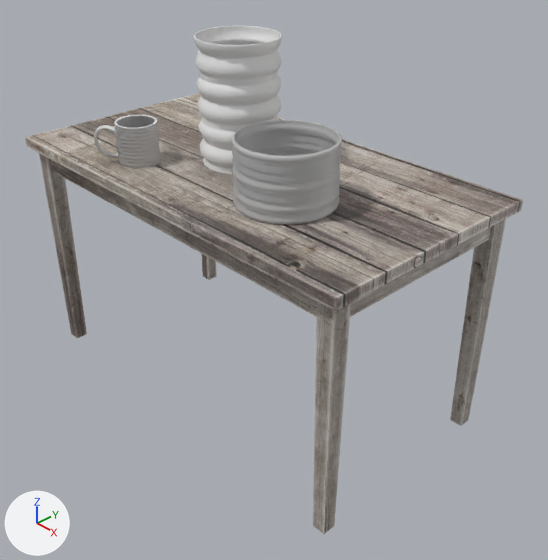
One commit to the Blender file PathTracer/input/blender/scene2.blend: the scene before it, then after it.
One viewpoint serves both versions: a camera (50 mm lens) standing at (7.55, -6.65, 4.02) and looking at (0.51, -0.03, -1.61). Lighting does not change. The marker at lower left points along +X, +Y and +Z.

The scene before the commit, as lines of its bpy script (objects in view):
```python
me_coffee_mug = bpy.data.meshes.new('coffee_mug')
me_coffee_mug.from_pydata(...)  # 1179 vertices, 2358 faces; spans x -1.577..-0.918, y 0.008..0.608, z 0.747..1.54
me_coffee_mug.materials.append(mat_material)
me_old_wooden_table_mesh = bpy.data.meshes.new('old_wooden_table_Mesh')
me_old_wooden_table_mesh.from_pydata(...)  # 88 vertices, 172 faces; spans x -3.25..3.25, y -3.63..0.02, z -1.75..1.75
me_old_wooden_table_mesh.materials.append(mat_table_tex)  # picture img_table_ambient_jpg_001
me_vase002 = bpy.data.meshes.new('vase002')
me_vase002.from_pydata(...)  # 1772 vertices, 3540 faces; spans x -0.88..0.28, y 0.0..1.76, z -0.62..0.55
me_vase002.materials.append(None)
me_vase015 = bpy.data.meshes.new('vase015')
me_vase015.from_pydata(...)  # 2162 vertices, 4320 faces; spans x 0.585..1.915, y 0.009..0.893, z -0.154..1.182
me_vase015.materials.append(mat_default_obj)
ob_mug = bpy.data.objects.new('Mug', me_coffee_mug)
ob_mug.location = (0.0, 0.0, 0.0)
ob_mug.rotation_euler = (1.571, 0.0, 0.0)  # degrees (90, 0, 0)
ob_table = bpy.data.objects.new('Table', me_old_wooden_table_mesh)
ob_table.location = (0.0, 0.0, 0.0)
ob_table.rotation_euler = (1.571, 0.0, 0.0)  # degrees (90, 0, 0)
ob_vase_short = bpy.data.objects.new('Vase_short', me_vase015)
ob_vase_short.location = (0.0, 0.0, 0.0)
ob_vase_short.rotation_euler = (1.571, 0.0, 0.0)  # degrees (90, 0, 0)
ob_vase_tall = bpy.data.objects.new('Vase_tall', me_vase002)
ob_vase_tall.location = (0.05, 0.0, 0.0)
ob_vase_tall.rotation_euler = (1.571, 0.0, 0.0)  # degrees (90, 0, 0)
```
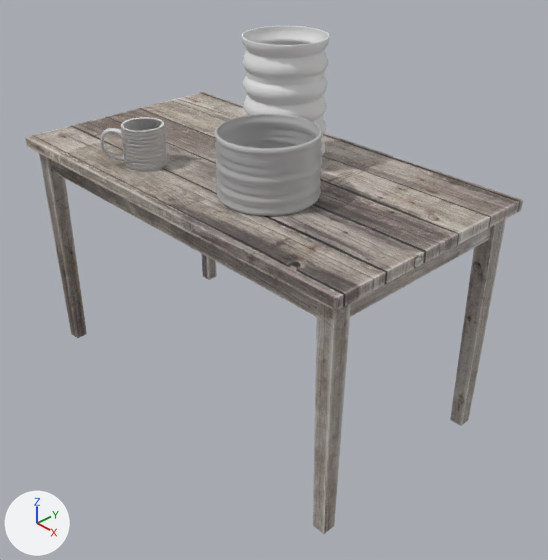
Boxes [x1, y1, x2, y2] around the edits, measured in the pictures (548 x 560 px):
'Vase_tall', moved
    before: [194, 26, 282, 174]
    after: [241, 26, 330, 163]
'Vase_short', moved
    before: [232, 120, 342, 224]
    after: [215, 114, 322, 216]
'Mug', moved
    before: [94, 115, 160, 169]
    after: [100, 117, 167, 172]

What the commit changed:
Object 'Mug' (ob_mug) moves from (0.0, 0.0, 0.0) to (0.16, 0.0, 0.0).
Object 'Vase_tall' (ob_vase_tall) moves from (0.05, 0.0, 0.0) to (0.48, 0.46, 0.0).
Object 'Vase_short' (ob_vase_short) moves from (0.0, 0.0, 0.0) to (-0.32, 0.0, 0.0).
